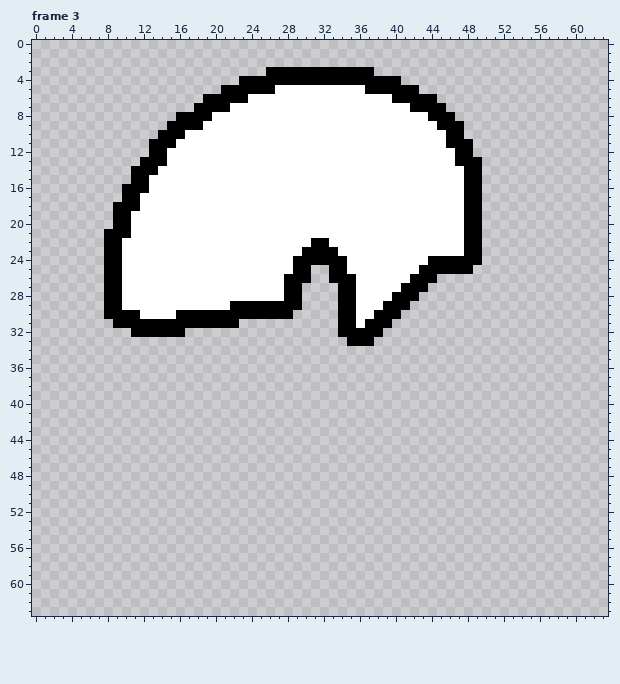
File history of a pixel-art file, Support/placeholderSmears.aseprite. Above is the file before it was changed.
64x64 pixels, 29 frames. Shown: frame 3. The commit also changed other frames, which this record leaves out.
New version:
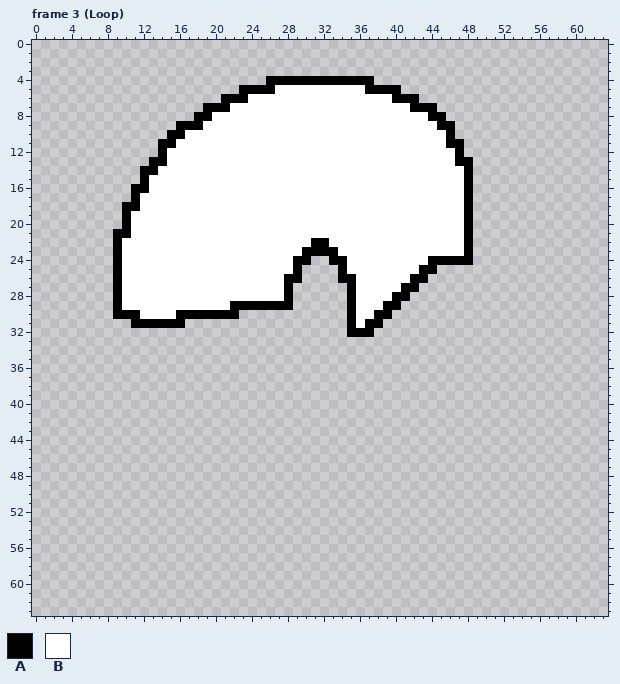
Palette (. is transparent): A #000000  B #ffffff
From old to new:
layer "smearShadow" now hidden
Frame 3 (Loop):
The author cleared colour A in row 3 at x 26 to 37; in row 4 at x 23 to 25 and 38 to 40; in row 5 at x 21 to 22 and 41 to 42; in row 6 at x 19 to 20 and 43 to 44; in row 7 at x 18 and 45; in row 8 at x 16 to 17 and 46.
The author cleared colour A in row 9 at x 15 and 47; in row 10 at x 14 and 47; in rows 11 to 12 at x 13 and 48; in row 13 at x 12 and 49; in rows 14 to 15 at x 11 and 49; in rows 16 to 17 at x 10 and 49.
The author cleared colour A in rows 18 to 20 at x 9 and 49; in rows 21 to 23 at x 8 and 49; in row 24 at x 8, 31 to 32 and 49; in row 25 at x 8, 30, 33 and 45 to 48; in row 26 at x 8, 30, 33 and 44; in row 27 at x 8, 29, 34 and 43.
The author cleared colour A in row 28 at x 8, 29, 34 and 42; in row 29 at x 8, 29, 34 and 41; in row 30 at x 8, 23 to 28, 34 and 40; in row 31 at x 9 to 10, 17 to 22, 34 and 39; in row 32 at x 11 to 16, 34 and 38; in row 33 at x 35 to 37.
